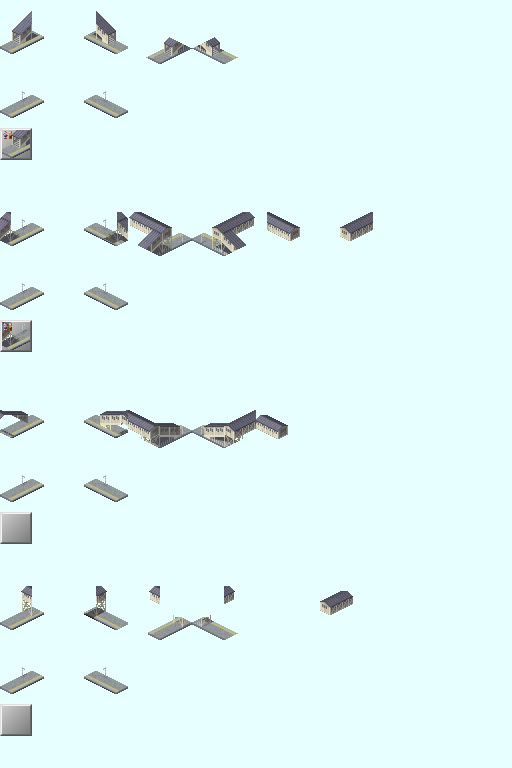
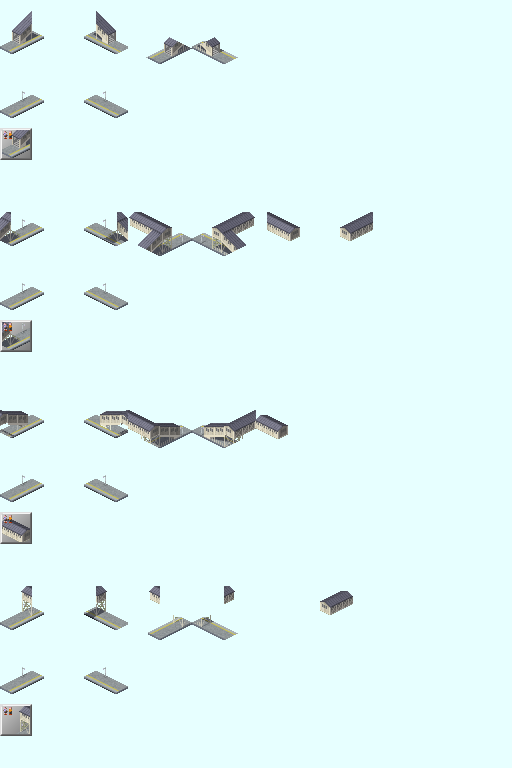
Before/after of a 512 × 768 layered artwork. What changed in the layer stack:
added group "Back_2" with 17 layers above "Back_1" over [0, 420, 256, 542]
added group "Back_1" with 17 layers above "Front_2" over [0, 411, 256, 430]
added layer "貼り付けられたレイヤー #68" in group "Back_1" over [0, 411, 28, 430]
added layer "貼り付けられたレイヤー #67" in group "Back_1" over [0, 411, 28, 430]
added layer "貼り付けられたレイヤー #57" in group "Back_1" over [0, 411, 28, 430]
added layer "貼り付けられたレイヤー #36" in group "Back_1" over [0, 411, 28, 430]
added layer "貼り付けられたレイヤー" in group "Back_1" over [0, 411, 28, 430]
added group "Front_1" with 14 layers above "Icons" over [192, 41, 206, 48]
added layer "貼り付けられたレイヤー #3" in group "Front_1" over [192, 41, 206, 48]
added layer "貼り付けられたレイヤー #19" in group "Front_1" over [192, 41, 206, 48]
added group "Icons" with 9 layers above "背景" over [0, 41, 256, 734]
added layer "Ic:Front コピー" in group "Icons" over [0, 411, 256, 734]
added layer "Ic:Front" in group "Icons" over [192, 41, 206, 48]
added layer "貼り付けられたレイヤー #43" in group "Icons" over [3, 706, 30, 734]
added layer "貼り付けられたレイヤー #42" in group "Icons" over [2, 519, 30, 542]
added layer "Ic:Back コピー" in group "Icons" over [2, 515, 30, 734]
added layer "貼り付けられたレイヤー #41" in group "Icons" over [2, 515, 30, 542]
renamed "YIC_Cross_FootBridge.png" to "背景", painted on it over [0, 41, 256, 734]
